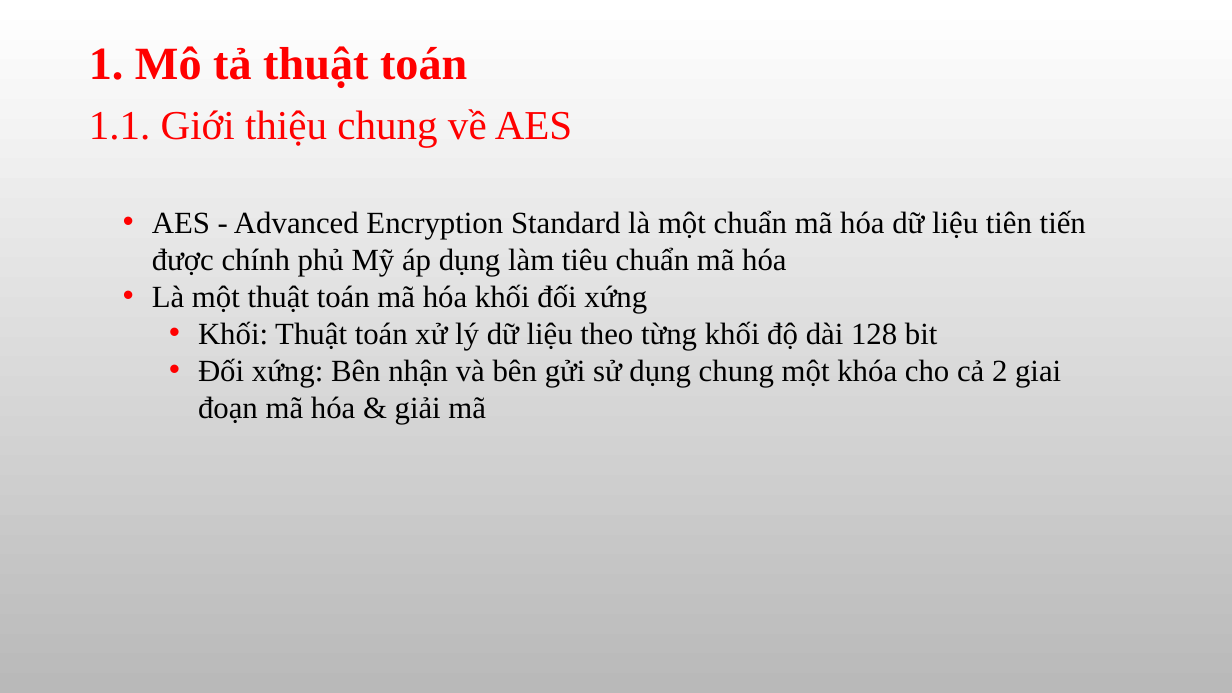
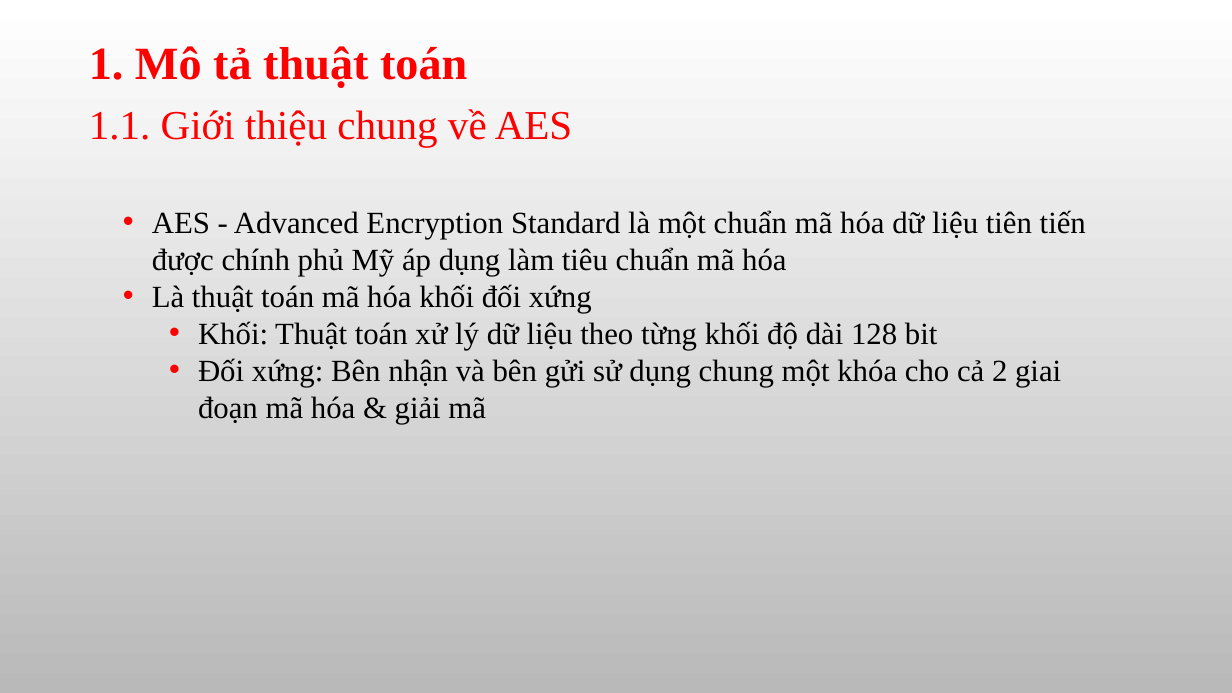
Before and after one commit to hoangtu041997/PM-Final, a slide deck: slide 3 of Slide.pptx. Drawn at 1232x693 pixels with LibreOffice and Linux fonts; fonts in the diff are those of the drawing; background and template pictures are left out. Boxes give left, top, right and bottom in pixels: in the first picture for what was removed or moved away, otherwise in the second. Text is boxed around its words. In the diff, an @@ line names an element or a change of style, - is before the commit and + after.

```diff
--- a/Slide.pptx
+++ b/Slide.pptx
@@ text at (152,284,592,313): text changed @@
-• Là một thuật toán mã hóa khối đối xứng
+• Là thuật toán mã hóa khối đối xứng
```
Also in this commit, not shown: 1 slide added.
